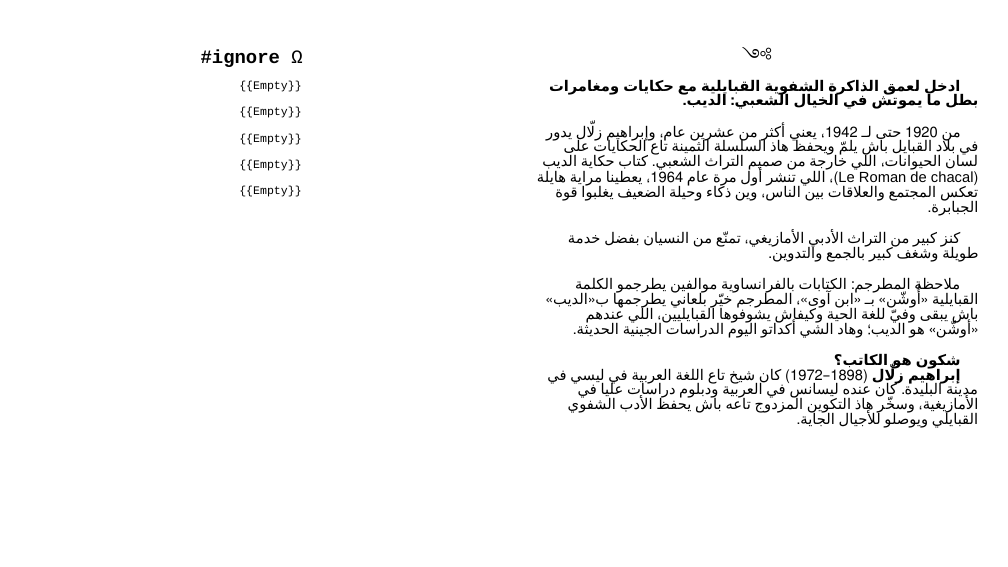
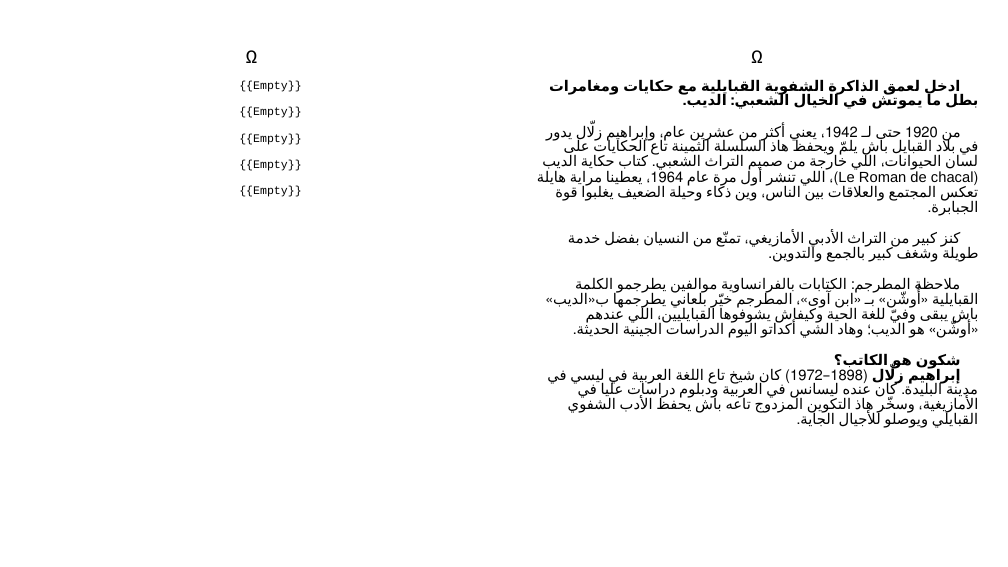
Before and after one commit to sferhah/tamacahut_n_wuccen, a slide deck: slide 88 of Uccen.ConsoleApp/Resources/pptx/uccen.arq.pptx. Drawn at 1008x567 pixels with LibreOffice and Linux fonts; fonts in the diff are those of the drawing. Boxes give left, top, right and bottom in pixels: in the first picture for what was removed or moved away, otherwise in the second. Text is boxed around its words. In the diff, an @@ line names an element or a change of style, - is before the commit and + after.

```diff
--- a/Uccen.ConsoleApp/Resources/pptx/uccen.arq.pptx
+++ b/Uccen.ConsoleApp/Resources/pptx/uccen.arq.pptx
@@ table at (24, 12, 986, 547) @@
-row 2, column 1: #ignore Ω
+row 2, column 1: Ω
-row 2, column 3: ༻
+row 2, column 3: Ω
```
Also in this commit, not shown: 5 other slides changed, 10 other files.
